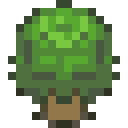
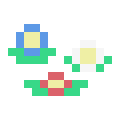
Two versions of the same layered image (128 × 128). Layer-by-layer changes:
added layer "Layer 3" above "Layer 2" over [8, 24, 112, 96]
hid "Layer 2" over [8, 0, 120, 128]
